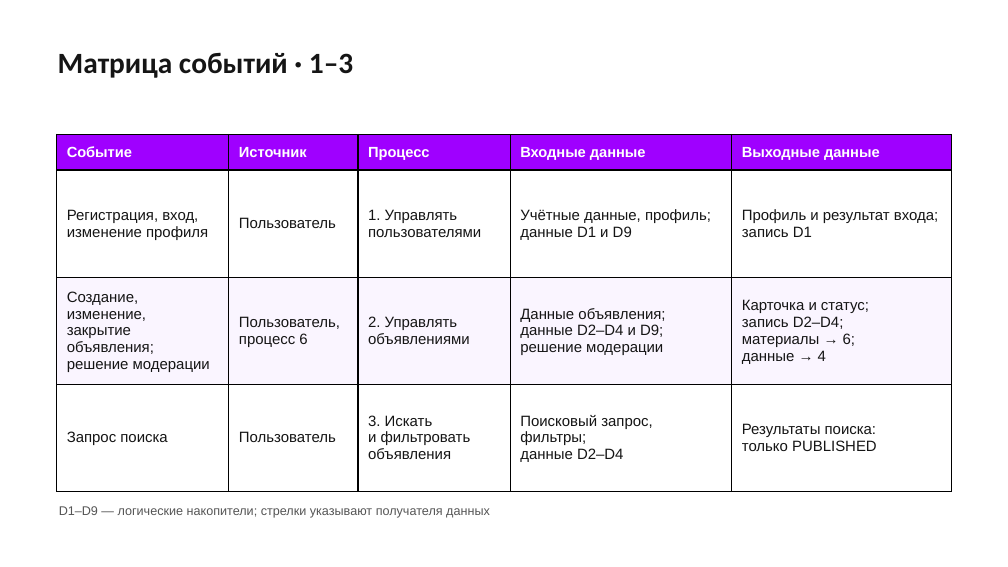
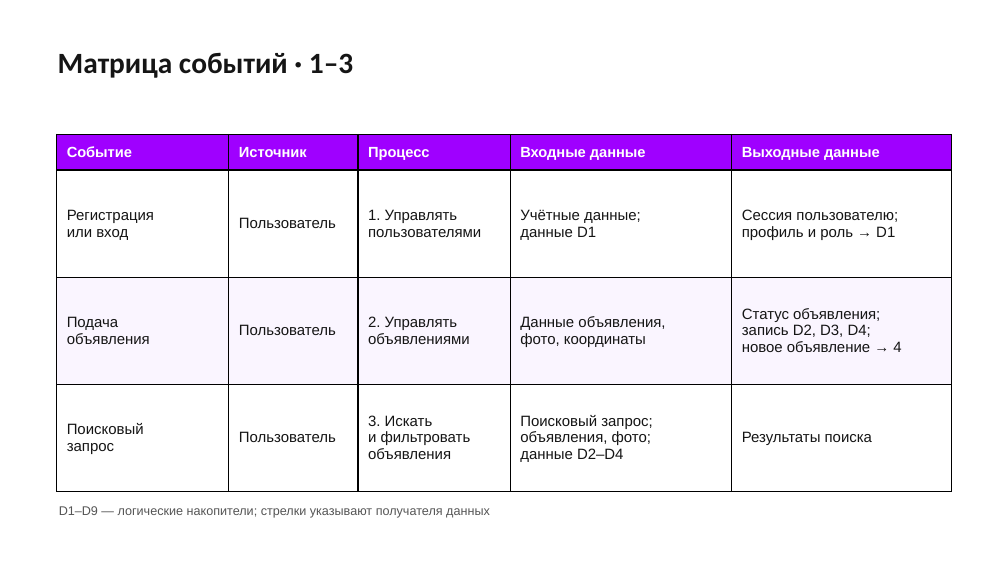
Before and after one commit to falltest/DATABASES_Fadey_Pushkin_Gurylev, a slide deck: slide 6 of Фадеев_Мосин_Гурылев лаб1/Презентация.pptx. Drawn at 1008x567 pixels with LibreOffice and Linux fonts; fonts in the diff are those of the drawing; background and template pictures are left out. Boxes give left, top, right and bottom in pixels: in the first picture for what was removed or moved away, otherwise in the second. Text is boxed around its words. In the diff, an @@ line names an element or a change of style, - is before the commit and + after.

```diff
--- a/Фадеев_Мосин_Гурылев лаб1/Презентация.pptx
+++ b/Фадеев_Мосин_Гурылев лаб1/Презентация.pptx
@@ table at box(56, 134, 952, 491) @@
-row 2: Регистрация, вход, / изменение профиля | Пользователь | 1. Управлять / пользователями | Учётные данные, профиль; / данные D1 и D9 | Профиль и результат входа; / запись D1
+row 2: Регистрация / или вход | Пользователь | 1. Управлять / пользователями | Учётные данные; / данные D1 | Сессия пользователю; / профиль и роль → D1
-row 3: Создание, изменение, / закрытие объявления; / решение модерации | Пользователь, / процесс 6 | 2. Управлять / объявлениями | Данные объявления; / данные D2–D4 и D9; / решение модерации | Карточка и статус; / запись D2–D4; / материалы → 6; / данные → 4
+row 3: Подача / объявления | Пользователь | 2. Управлять / объявлениями | Данные объявления, / фото, координаты | Статус объявления; / запись D2, D3, D4; / новое объявление → 4
-row 4: Запрос поиска | Пользователь | 3. Искать / и фильтровать / объявления | Поисковый запрос, фильтры; / данные D2–D4 | Результаты поиска: / только PUBLISHED
+row 4: Поисковый / запрос | Пользователь | 3. Искать / и фильтровать / объявления | Поисковый запрос; / объявления, фото; / данные D2–D4 | Результаты поиска
```
Also in this commit, not shown: 8 other slides changed, 2 other files.
